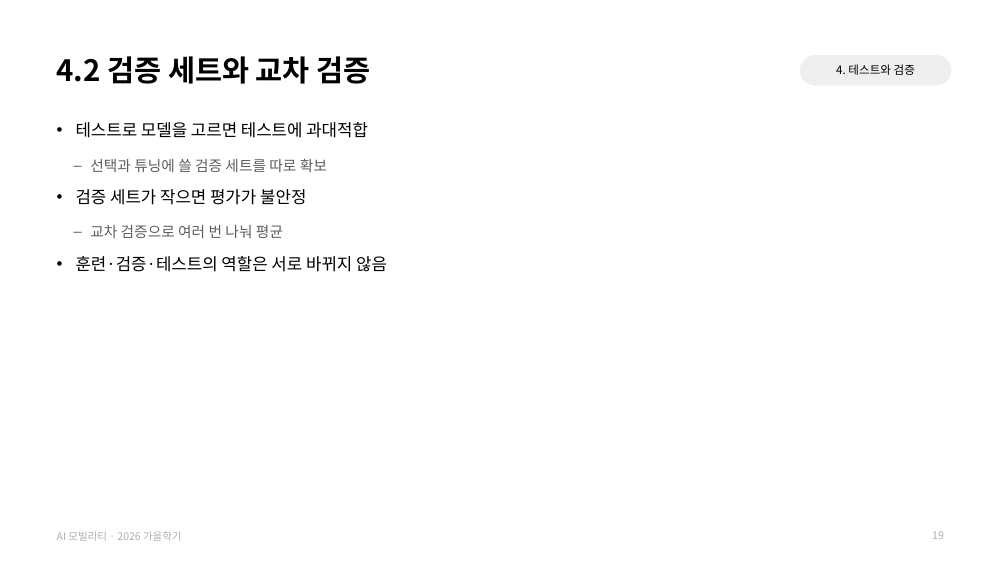
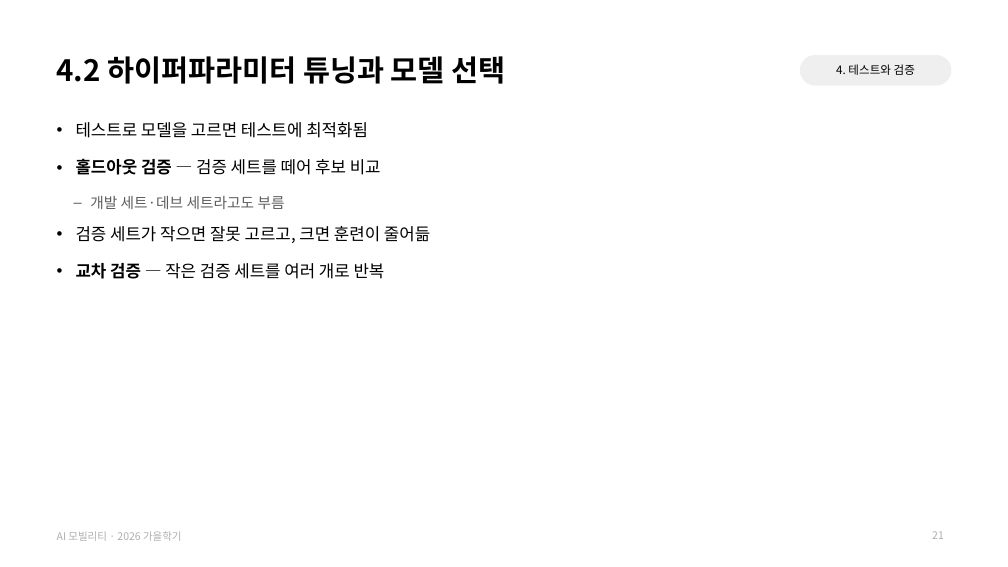
Before and after one commit to jihoyeo/ai-mobility, a slide deck: slide 21 of slides/week02/AI모빌리티_02_머신러닝개요.pptx (slide 19 before the commit). Drawn at 1008x567 pixels with LibreOffice and Linux fonts; fonts in the diff are those of the drawing. Boxes give left, top, right and bottom in pixels: in the first picture for what was removed or moved away, otherwise in the second. Text is boxed around its words. In the diff, an @@ line names an element or a change of style, - is before the commit and + after.

```diff
--- a/slides/week02/AI모빌리티_02_머신러닝개요.pptx
+++ b/slides/week02/AI모빌리티_02_머신러닝개요.pptx
@@ title at bbox=[57, 56, 506, 84]: text changed @@
-4.2 검증 세트와 교차 검증
+4.2 하이퍼파라미터 튜닝과 모델 선택
@@ text at bbox=[76, 122, 430, 279]: text changed @@
-• 테스트로 모델을 고르면 테스트에 과대적합
-  – 선택과 튜닝에 쓸 검증 세트를 따로 확보
-• 검증 세트가 작으면 평가가 불안정
-  – 교차 검증으로 여러 번 나눠 평균
-• 훈련·검증·테스트의 역할은 서로 바뀌지 않음
+• 테스트로 모델을 고르면 테스트에 최적화됨
+• 홀드아웃 검증 — 검증 세트를 떼어 후보 비교
+  – 개발 세트·데브 세트라고도 부름
+• 검증 세트가 작으면 잘못 고르고, 크면 훈련이 줄어듦
+• 교차 검증 — 작은 검증 세트를 여러 개로 반복
@@ page number at bbox=[932, 531, 944, 539]: text changed @@
-19
+21
```
Also in this commit, not shown: 21 other slides changed, 4 slides added, 1 slide removed, 20 other files.
